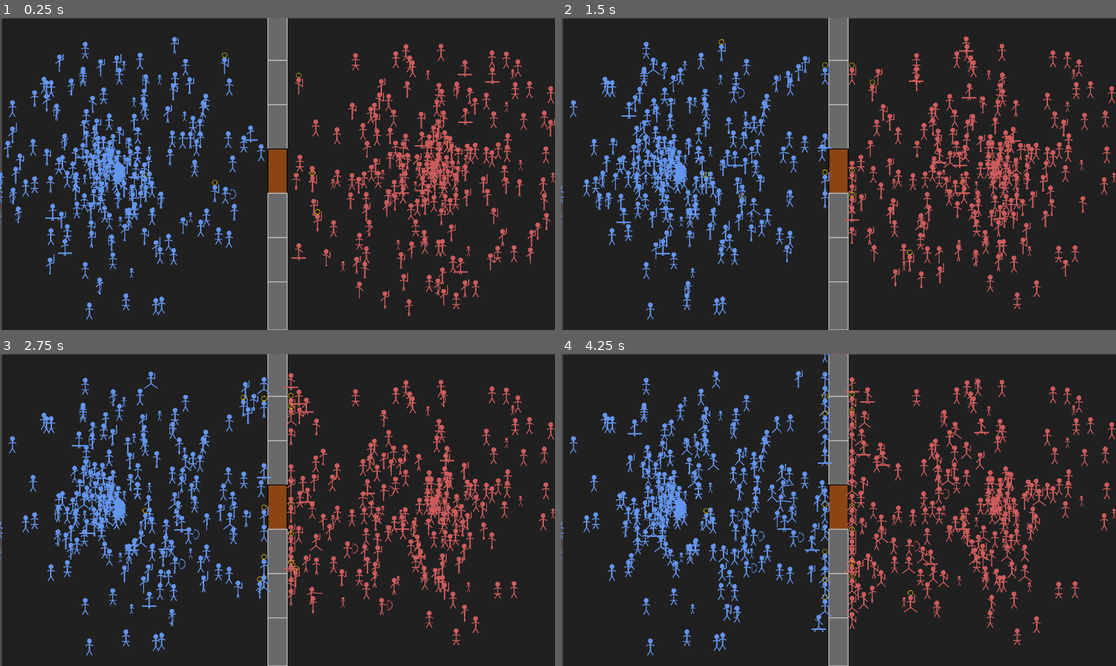
Above: before the commit, frames 1-4 (two rows, left to right).
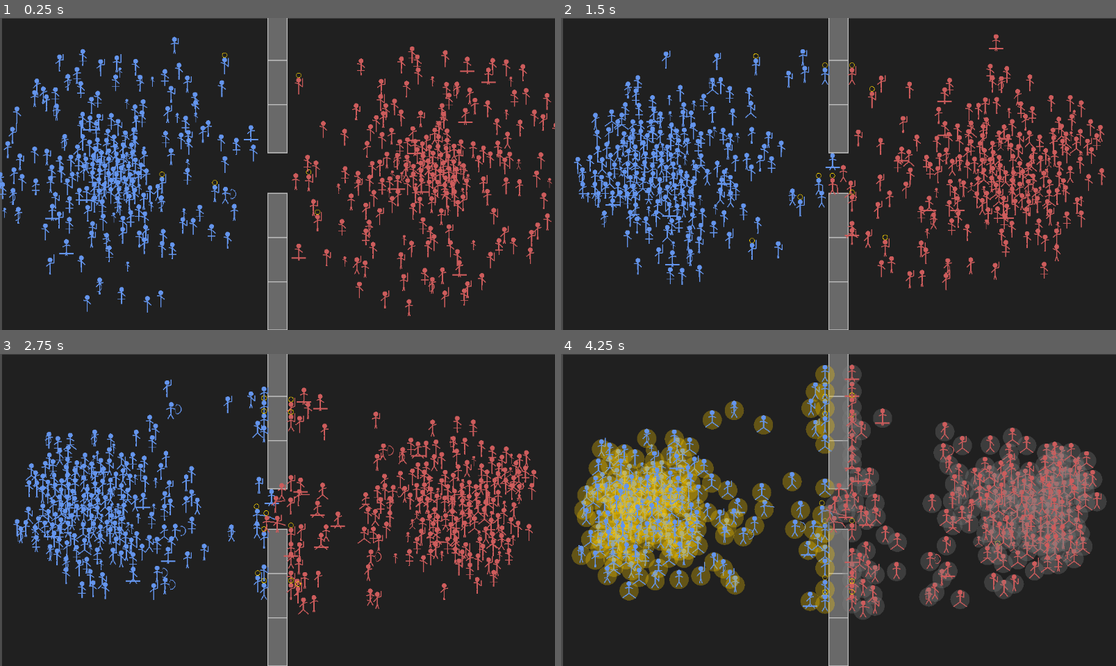
Above: after the commit, the same moments.

Repository: iss0wind-art/1st_game
Game: Godot game, scene res://scenes/Main.tscn
The game is run twice, just before and just after one commit, with the same random seed, the same clock (stepped at 60 frames per second) and the same inputs.
Inputs:
- Up to frame 1 (0.25 s): no input
- Up to frame 2 (1.5 s): no input
- Up to frame 3 (2.75 s): no input
- Up to frame 4 (4.25 s): no input

The runs differ from the first frame. In frame 1, 14% of the frame differs, in the area x 0-100%, y 7-97%; in frame 2, 19%; in frame 3, 19%; in frame 4, 36%, in the area x 0-100%, y 0-97%.

Commit message:
feat: implement protective AI formation and knight's duel system

Diff:
--- a/새-게임-프로젝트/scripts/Spawner.gd
+++ b/새-게임-프로젝트/scripts/Spawner.gd
@@ -20,16 +20,16 @@
 	var spacing = screen_height / wall_count
 
 	for i in range(wall_count):
+		if i == 3: continue # 중앙 성문(Gate)은 열어서 통로 확보
 		var wall = siege_wall_scene.instantiate()
 		wall.global_position = Vector2(576, i * spacing + spacing/2)
-		if i == 3:
-			wall.is_gate = true
 		add_child(wall)
 
 func spawn_units(team: int, center: Vector2, group_name: String):
 	for i in range(unit_count_per_team):
 		var unit = unit_scene.instantiate()
 		unit.team = team
+		unit.safe_zone = center # 본능적으로 돌아갈 안전구역 설정
 		unit.add_to_group(group_name)
 
 		# 유닛 비율 설정
--- a/새-게임-프로젝트/scripts/Unit.gd
+++ b/새-게임-프로젝트/scripts/Unit.gd
@@ -6,8 +6,8 @@
 @export var unit_class: UnitClass = UnitClass.SWORDMAN
 @export var citizen_type: CitizenType = CitizenType.MALE
 @export var team: int = 0
-
-# 기본 속성
+var safe_zone: Vector2 = Vector2.ZERO
+var retreat_pos: Vector2 = Vector2.ZERO
 var speed: float = 100.0
 var health: float = 100.0
 var attack_range: float = 20.0
@@ -42,6 +42,12 @@
 func _ready():
 	ai_update_timer = randf() * ai_update_interval
 	setup_class_stats()
+
+	# 안전구역(본진) 뒤쪽으로 후퇴 지점 설정
+	if team == 0:
+		retreat_pos = safe_zone + Vector2(-150, (randf()-0.5) * 200.0)
+	else:
+		retreat_pos = safe_zone + Vector2(150, (randf()-0.5) * 200.0)
 
 	if team == 0:
 		color = Color.CORNFLOWER_BLUE
@@ -138,7 +144,7 @@
 		handle_death()
 		return
 
-	# 각종 타이머 처리
+	# 애니메이션 및 타이머 갱신
 	if velocity.length() > 5: walk_timer += delta
 	else: walk_timer = 0
 
@@ -155,45 +161,62 @@
 	attack_timer -= delta
 	ai_update_timer -= delta
 
+	# AI 로직 업데이트 (일정 주기마다)
 	if ai_update_timer <= 0:
 		ai_update_timer = ai_update_interval
 		if not is_dueling:
 			find_closest_target()
 		cached_separation = get_separation_vector()
 
-	# 일기토 중인 경우 타겟 고정
+	# 일기토 상태 관리
 	if is_dueling and (not is_instance_valid(duel_target) or duel_target.health <= 0):
 		is_dueling = false
 		duel_target = null
 
+	# 이동 및 행동 결정
 	var current_target = duel_target if is_dueling else target
-
-	if current_target:
+	var move_direction = Vector2.ZERO
+	var current_speed = speed
+
+	# 버프 적용된 스피드
+	if rage_timer > 0: current_speed *= 1.5
+	if morale_type == 1: current_speed *= 1.2
+	elif morale_type == -1: current_speed *= 0.7
+	if is_dueling: current_speed *= 1.3
+
+	if unit_class == UnitClass.CITIZEN:
+		# [본능적 보호 AI] 시민: 타겟 공격 대신 본진 뒤쪽(retreat_pos)으로 피신
+		var dist_to_retreat = global_position.distance_to(retreat_pos)
+		if dist_to_retreat > 30.0:
+			move_direction = (retreat_pos - global_position).normalized()
+			velocity = (move_direction + cached_separation * 1.0).normalized() * current_speed * 0.8
+		else:
+			velocity = cached_separation * 20.0 # 살짝씩 거리 유지하며 대기
+	elif current_target:
+		# [교전 AI] 전투병: 타겟을 찾아 기동
 		var distance = global_position.distance_to(current_target.global_position)
-		var direction = (current_target.global_position - global_position).normalized()
-
-		# 버프 적용된 최종 스피드
-		var final_speed = speed
-		if rage_timer > 0: final_speed *= 1.5
-		if morale_type == 1: final_speed *= 1.2
-		elif morale_type == -1: final_speed *= 0.7
-		if is_dueling: final_speed *= 1.3 # 일기토 시 돌진
-
-		# 분리 로직 적용 (일기토 중엔 살짝 약화)
-		var sep_strength = 0.5 if is_dueling else 1.5
-		direction = (direction + cached_separation * sep_strength).normalized()
+		move_direction = (current_target.global_position - global_position).normalized()
+
+		# 분리 로직 (대형 유지)
+		var sep_strength = 0.3 if is_dueling else 1.5
+		move_direction = (move_direction + cached_separation * sep_strength).normalized()
 
 		if distance > attack_range:
-			velocity = direction * final_speed
-			move_and_slide()
+			velocity = move_direction * current_speed
 		else:
-			velocity = cached_separation * (final_speed * 0.5)
-			move_and_slide()
+			velocity = cached_separation * (current_speed * 0.3)
 			if attack_timer <= 0 and attack_range > 0:
+				# 일기토 중엔 더 빈번한 공격
 				perform_attack()
 				attack_timer = attack_cooldown
-				if rage_timer > 0 or morale_type == 1: attack_timer *= 0.7
+				if is_dueling or rage_timer > 0 or morale_type == 1: attack_timer *= 0.65
 				attack_anim_progress = 1.0
+	else:
+		# 주변에 적이 없고 할 일이 없으면 중앙(성문 방향)으로 전진하거나 대기
+		velocity = cached_separation * 20.0
+
+	if velocity.length() > 0:
+		move_and_slide()
 
 	queue_redraw()
 
